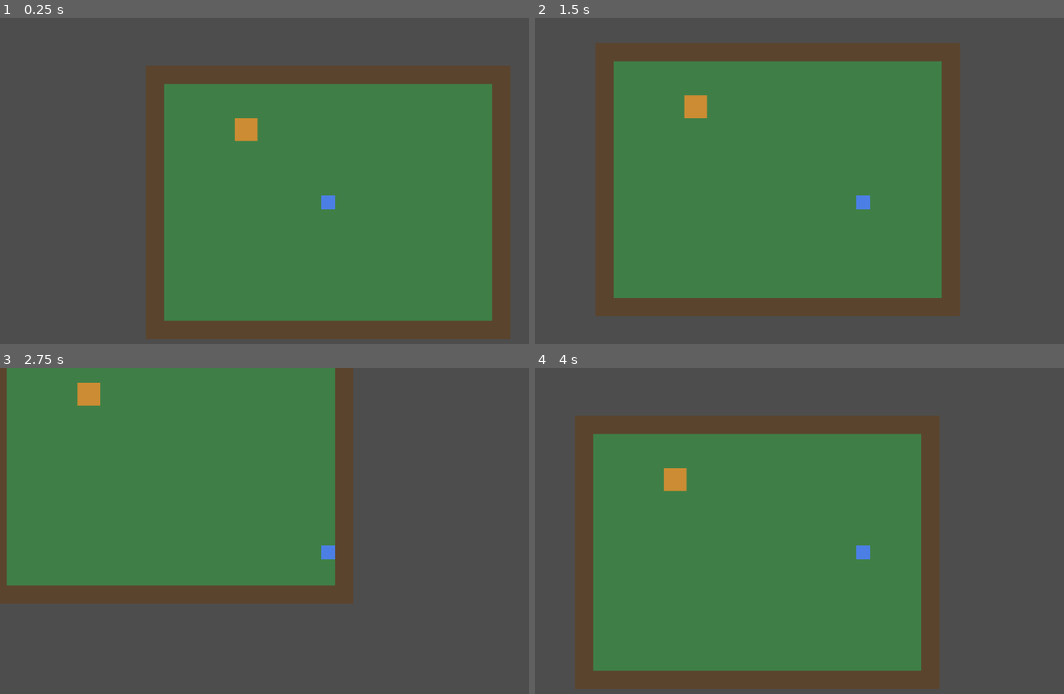
Above: before the commit, frames 1-4 (two rows, left to right).
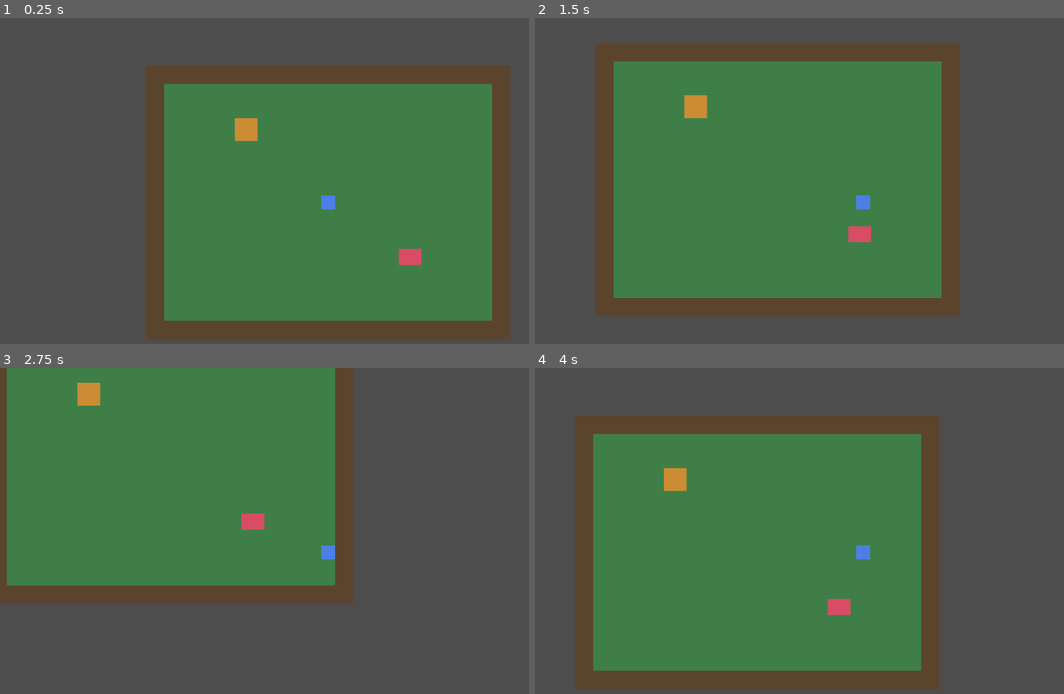
Above: after the commit, the same moments.

Repository: fkenmar/Altiare
Game: Godot game, scene res://scenes/World.tscn
The game is run twice, just before and just after one commit, with the same random seed, the same clock (stepped at 60 frames per second) and the same inputs.
Inputs:
- Up to frame 1 (0.25 s): no input
- Up to frame 2 (1.5 s): tap Enter (ui_accept) at 0.5, 1.35 s; hold D 0.53-1.28 s; hold Enter (ui_accept) 0.53-1.28 s; hold S from 1.28 s (still down)
- Up to frame 3 (2.75 s): tap Enter (ui_accept) at 1.52, 1.82 s; release S at 2.03 s; hold D from 2.03 s (still down); hold Enter (ui_accept) from 2.03 s (still down)
- Up to frame 4 (4 s): release D at 2.78 s; release Enter (ui_accept) at 2.78 s; hold W 2.78-3.53 s; tap Enter (ui_accept) at 2.85, 3.02, 3.32 s; hold A from 3.53 s (still down); hold Enter (ui_accept) from 3.53 s (still down)

The runs differ from the first frame. In frame 1, 0.2% of the frame differs, in the area x 75-80%, y 70-76%; in frame 2, 0.2%; in frame 3, 0.2%; in frame 4, 0.2%.

Commit message:
Add bed Area2D: sleep on interact advances day and refills energy

Diff:
--- a/scenes/Town.tscn
+++ b/scenes/Town.tscn
@@ -1,7 +1,8 @@
-[gd_scene load_steps=6 format=3]
+[gd_scene load_steps=8 format=3]
 
 [ext_resource type="Script" path="res://scripts/Town.gd" id="1_town"]
 [ext_resource type="Script" path="res://scripts/HouseEntrance.gd" id="2_house"]
+[ext_resource type="Script" path="res://scripts/Bed.gd" id="3_bed"]
 
 [sub_resource type="RectangleShape2D" id="HWall"]
 size = Vector2(640, 32)
@@ -11,6 +12,9 @@
 
 [sub_resource type="RectangleShape2D" id="Door"]
 size = Vector2(40, 40)
+
+[sub_resource type="RectangleShape2D" id="BedShape"]
+size = Vector2(40, 28)
 
 [node name="Town" type="Node2D"]
 script = ExtResource("1_town")
@@ -47,3 +51,16 @@
 
 [node name="CollisionShape2D" type="CollisionShape2D" parent="HouseEntrance"]
 shape = SubResource("Door")
+
+[node name="Bed" type="Area2D" parent="."]
+position = Vector2(464, 336)
+collision_layer = 0
+collision_mask = 2
+script = ExtResource("3_bed")
+
+[node name="Visual" type="Polygon2D" parent="Bed"]
+color = Color(0.85, 0.3, 0.4, 1)
+polygon = PackedVector2Array(-20, -14, 20, -14, 20, 14, -20, 14)
+
+[node name="CollisionShape2D" type="CollisionShape2D" parent="Bed"]
+shape = SubResource("BedShape")
--- /dev/null
+++ b/scripts/Bed.gd
@@ -0,0 +1,26 @@
+extends Area2D
+
+## The bed. While the player stands on it, pressing the interact key (ui_accept =
+## Space/Enter) advances the day via GameState and refills energy. Overlap is tracked
+## through its own signals (prefer signals — see CLAUDE.md); collision_mask is the
+## player layer so only the player counts.
+
+var _player_on_bed: bool = false
+
+func _ready() -> void:
+	body_entered.connect(_on_body_entered)
+	body_exited.connect(_on_body_exited)
+
+func _on_body_entered(body: Node2D) -> void:
+	if body.is_in_group("player"):
+		_player_on_bed = true
+		print("On the bed — press Space/Enter to sleep.")
+
+func _on_body_exited(body: Node2D) -> void:
+	if body.is_in_group("player"):
+		_player_on_bed = false
+
+func _unhandled_input(event: InputEvent) -> void:
+	if _player_on_bed and event.is_action_pressed("ui_accept"):
+		GameState.sleep()
+		print("Day %d — energy refilled to %d." % [GameState.day, GameState.energy])
